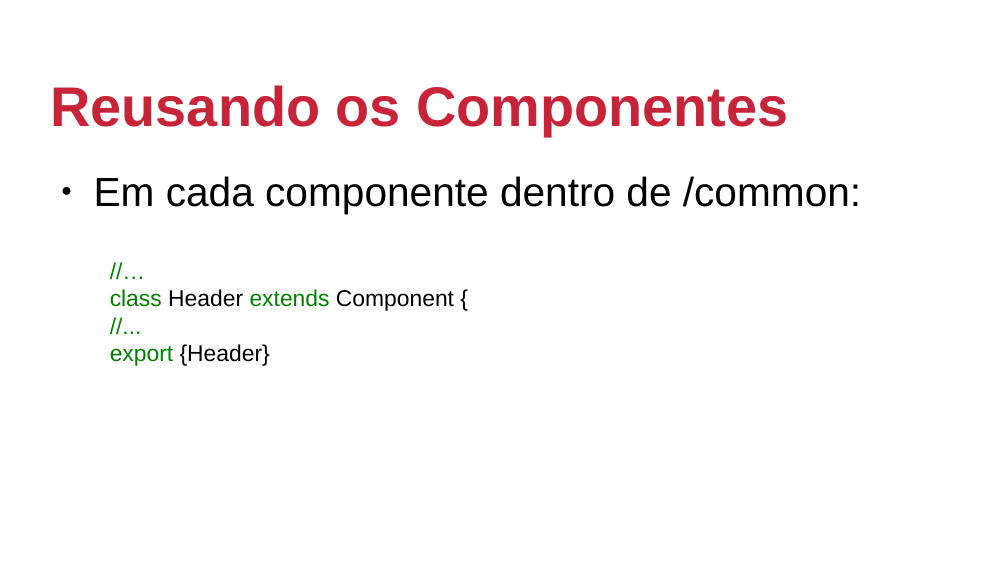
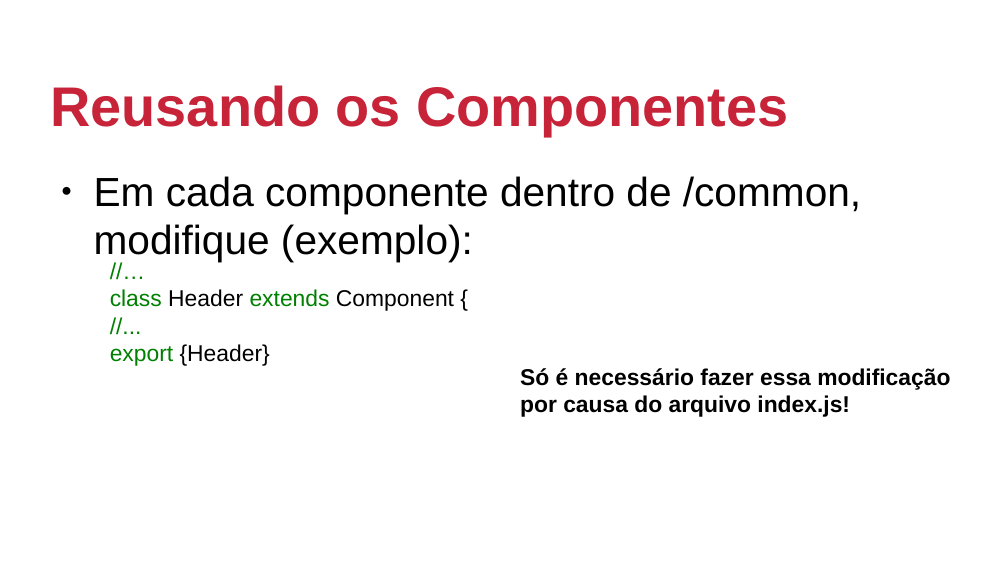
Before and after one commit to jeffersoncarvalho/PIDM-2019_2, a slide deck: slide 8 of SLIDES/parte2/aula05.odp. Drawn at 1008x567 pixels with LibreOffice and Linux fonts; fonts in the diff are those of the drawing; background and template pictures are left out. Boxes give left, top, right and bottom in pixels: in the first picture for what was removed or moved away, otherwise in the second. Text is boxed around its words. In the diff, an @@ line names an element or a change of style, - is before the commit and + after.

```diff
--- a/SLIDES/parte2/aula05.odp
+++ b/SLIDES/parte2/aula05.odp
@@ text at [94,176,861,262]: text changed @@
-● Em cada componente dentro de /common:
+● Em cada componente dentro de /common, modifique (exemplo):
@@ text added at [520,368,950,417], 18 pt, text #000000, bold @@
+Só é necessário fazer essa modificação
+por causa do arquivo index.js!
```
Also in this commit, not shown: 9 other slides changed, 14 slides added, 14 slides removed, 9 other files.
